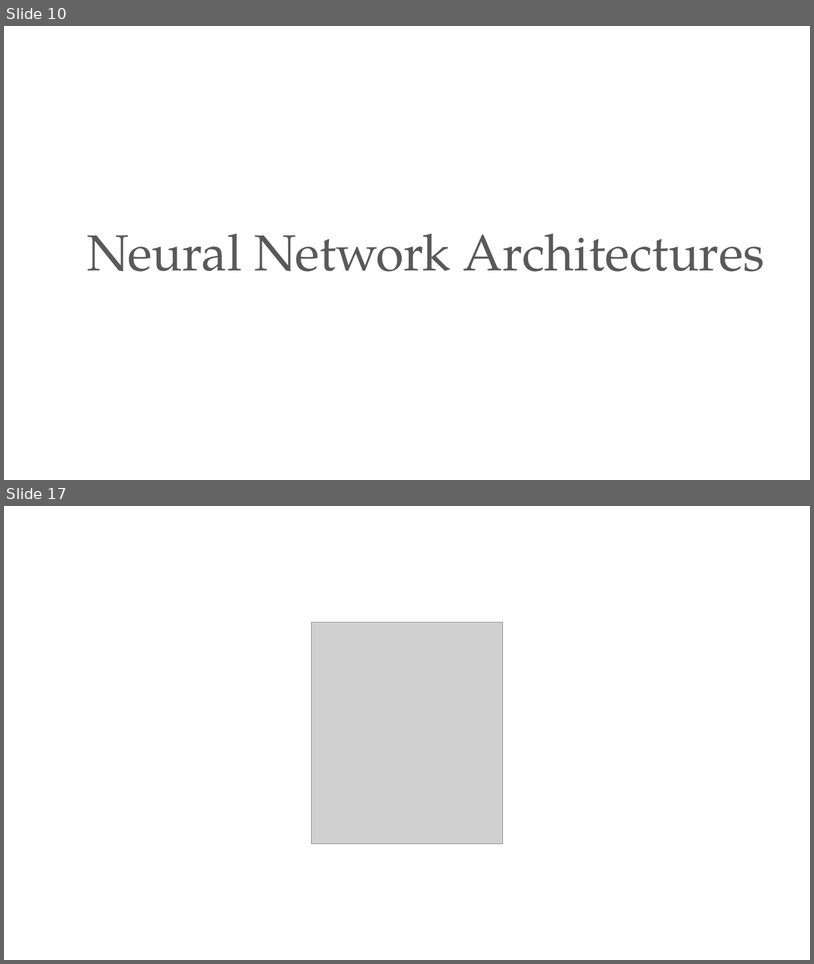
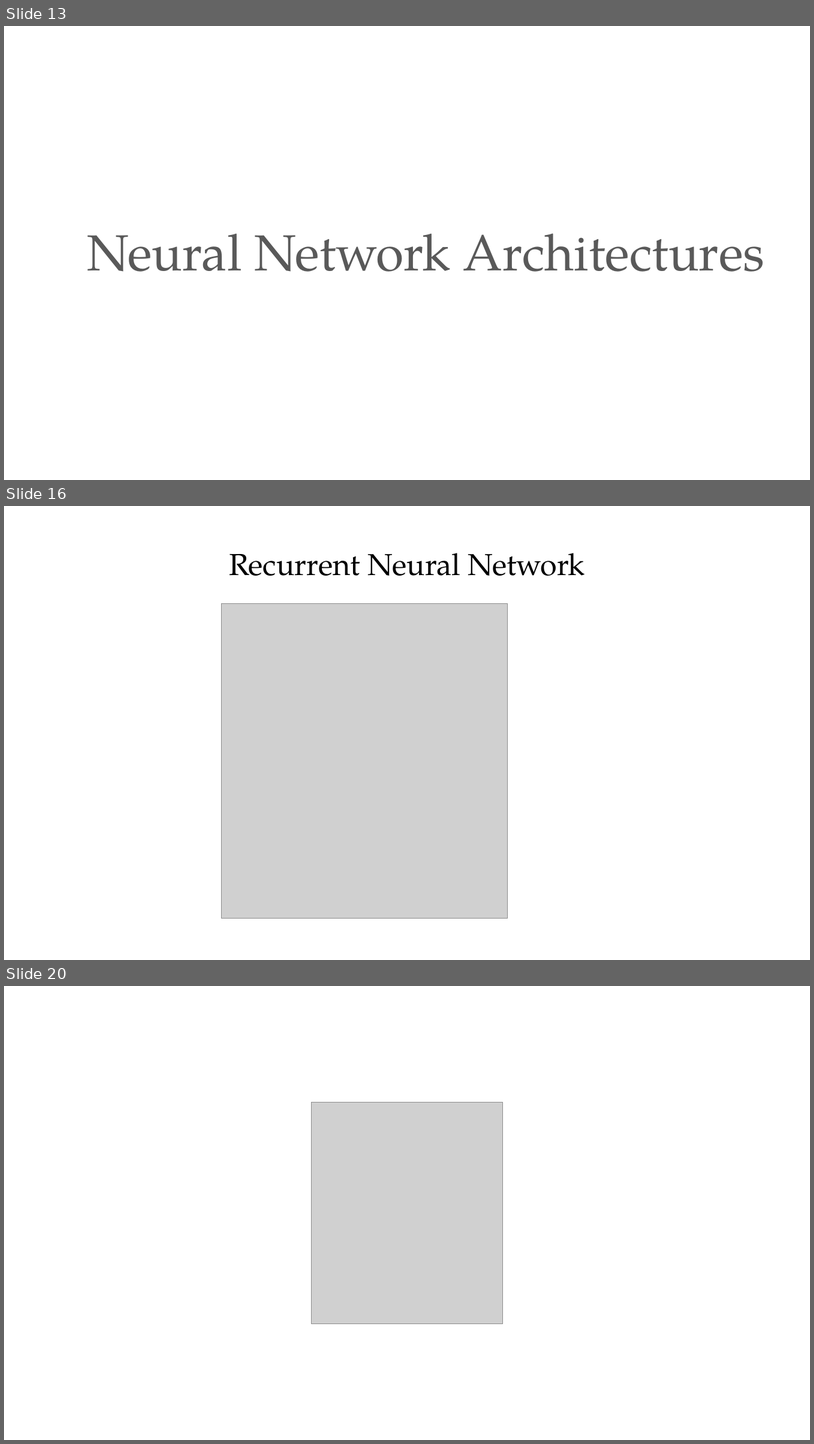
Before and after one commit to PracticumAI/deep_learning, a slide deck: presentations/01_deep_learn_intro.pptx. Shown one above the other, each under a label of ours: slides 10 and 17 before the commit, slides 13, 16 and 20 after it; the slides between them are not shown. The pictures are 814x964 and 814x1444 pixels, drawn with LibreOffice and Linux fonts; fonts in the diff are those of the drawing; grey boxes stand for pictures. Boxes give left, top, right and bottom in pixels: in the first picture for what was removed or moved away, otherwise in the second. Text is boxed around its words. In the diff, an @@ line names an element or a change of style, - is before the commit and + after.

```diff
--- a/presentations/01_deep_learn_intro.pptx
+++ b/presentations/01_deep_learn_intro.pptx
@@ slide 16 added at bbox=[4, 506, 810, 960], background #FFFFFF @@
@@ title added at bbox=[229, 553, 585, 576], 36 pt, text #000000 @@
+Recurrent Neural Network
@@ picture added at bbox=[221, 603, 508, 918] @@
@@ what was slide 10 is now slide 13 @@
@@ what was slide 17 is now slide 20 @@
```
Also in this commit, not shown: 4 slides changed, 7 other slides added, 5 slides removed.
